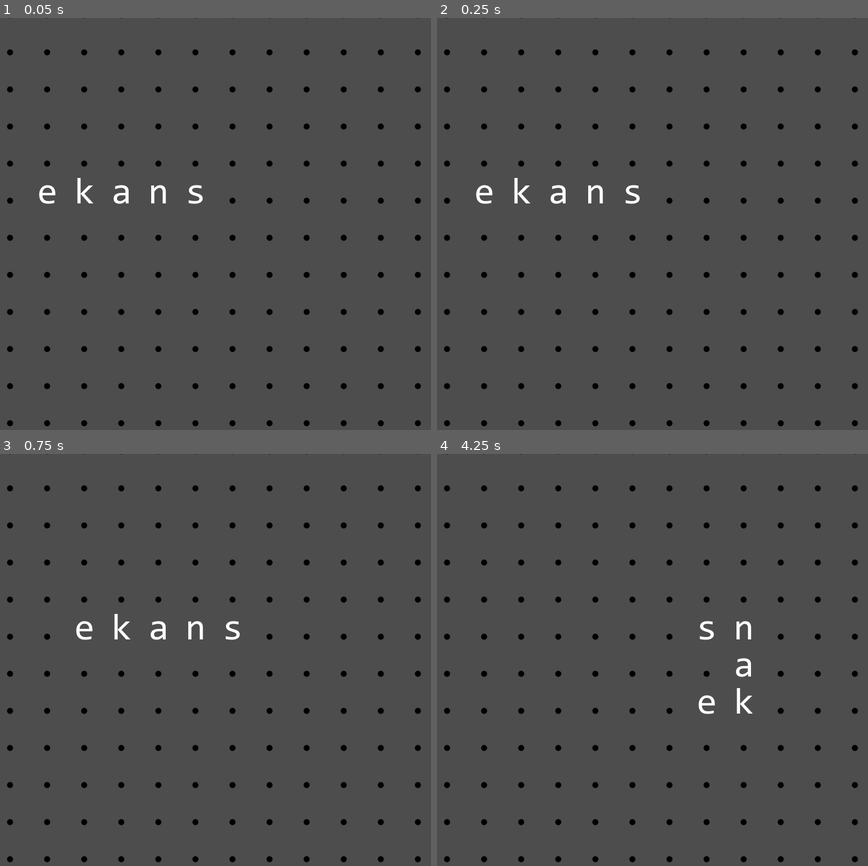
Above: before the commit, frames 1-4 (two rows, left to right).
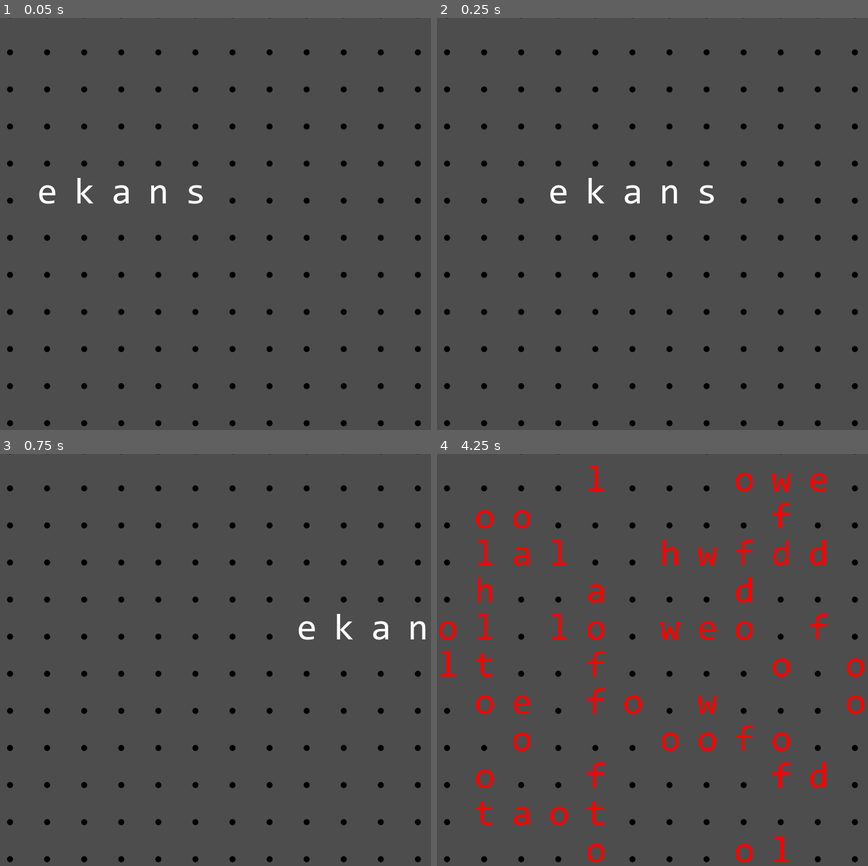
Above: after the commit, the same moments.

Repository: robro/snake_words_gd
Game: Godot game, scene res://scene/snaking.tscn
The game is run twice, just before and just after one commit, with the same random seed, the same clock (stepped at 60 frames per second) and the same inputs.
Inputs:
- Up to frame 1 (0.05 s): no input
- Up to frame 2 (0.25 s): no input
- Up to frame 3 (0.75 s): hold Right (Right) from 0.53 s (still down)
- Up to frame 4 (4.25 s): release Right (Right) at 1.28 s; hold Down (Down) 1.28-2.03 s; tap Enter at 2 s; hold Right (Right) 2.03-2.78 s; hold Up (Up) 2.78-3.53 s; tap Space at 3.5 s; hold Left (Left) from 3.53 s (still down)

Frame 1 is identical in both runs. In frame 2, 0.6% of the frame differs, in the area x 9-65%, y 38-46%; in frame 3, 0.9%; in frame 4, 5.6%, in the area x 0-100%, y 0-100%.

Commit message:
Add food and food spawner

Diff:
--- /dev/null
+++ b/object/Food.gd
@@ -0,0 +1,19 @@
+class_name Food
+extends Node2D
+
+var _char
+var _color
+
+
+func _init(pos: Vector2i, text: String, color: Color):
+	position = pos
+	_char = text
+	_color = color
+
+
+func _ready():
+	pass # Replace with function body.
+
+
+func _process(_delta):
+	pass
--- /dev/null
+++ b/object/FoodSpawner.gd
@@ -0,0 +1,34 @@
+class_name FoodSpawner
+extends Node2D
+
+@onready var _grid : Grid = get_parent()
+var food_list : Array[Food]
+var positions : Array[Vector2i]
+
+
+func _ready():
+	assert(_grid is Grid)
+
+
+func _process(_delta):
+	pass
+
+
+func get_positions() -> Array[Vector2i]:
+	return positions
+
+
+func draw_to_grid(grid: Grid):
+	for food in food_list:
+		grid.set_cell(food.position, food._char, food._color)
+
+
+func _on_spawn_food(text: String):
+	for chararcter in text:
+		var pos := _grid.get_free_pos()
+		if pos < Vector2i.ZERO:
+			print("no free space")
+			return
+		var food = Food.new(pos, chararcter, Color.RED)
+		food_list.append(food)
+		positions.append(pos)
--- a/object/Snake.gd
+++ b/object/Snake.gd
@@ -68,3 +68,7 @@
 func draw_to_grid(grid: Grid):
 	for i in len(parts):
 		grid.set_cell(positions[i] + pos, parts[i].text, parts[i].color)
+
+
+func get_positions() -> Array[Vector2i]:
+	return positions
--- a/project.godot
+++ b/project.godot
@@ -14,6 +14,10 @@
 run/main_scene="res://scene/snaking.tscn"
 config/features=PackedStringArray("4.2", "Forward Plus")
 config/icon="res://icon.svg"
+
+[debug]
+
+gdscript/warnings/integer_division=0
 
 [display]
 
--- a/render/Grid.gd
+++ b/render/Grid.gd
@@ -22,6 +22,8 @@
 		for x in cols:
 			var cell = Cell.new()
 			cells.append(cell)
+			cell._char = empty_char
+			cell._color = grid_color
 			cell.position = Vector2(x * cell_size, y * cell_size)
 
 
@@ -49,8 +51,30 @@
 	return Rect2i(0, 0, cols, rows).has_point(pos)
 
 
+func get_free_pos() -> Vector2i:
+	var occupied : Array[int] = []
+	for child in get_children():
+		if child.has_method("get_positions"):
+			for pos in child.get_positions():
+				if in_grid(pos):
+					occupied.append(get_idx_from_pos(pos))
+
+	var free := range(cols * rows)
+	for idx in occupied:
+		free.erase(idx)
+
+	if free.is_empty():
+		return Vector2i(-1, -1)
+
+	return get_pos_from_idx(free[randi_range(0, len(free) - 1)])
+
+
 func get_idx_from_pos(pos : Vector2i) -> int:
 	return pos.y * cols + pos.x
+
+
+func get_pos_from_idx(idx: int) -> Vector2i:
+	return Vector2i(idx % cols, idx / cols)
 
 
 func set_color(pos: Vector2i, color: Color) -> void:
--- a/scene/snaking.tscn
+++ b/scene/snaking.tscn
@@ -1,17 +1,24 @@
-[gd_scene load_steps=4 format=3 uid="uid://oun5bmabme7x"]
+[gd_scene load_steps=6 format=3 uid="uid://oun5bmabme7x"]
 
+[ext_resource type="Script" path="res://state/Snaking.gd" id="1_foxd2"]
 [ext_resource type="Script" path="res://render/Grid.gd" id="1_i3img"]
 [ext_resource type="Script" path="res://object/Snake.gd" id="2_5qcsd"]
 [ext_resource type="FontFile" uid="uid://b7sdg80udjhpk" path="res://font/consola.ttf" id="2_smvfp"]
+[ext_resource type="Script" path="res://object/FoodSpawner.gd" id="5_kssp2"]
 
 [node name="Snaking" type="Node2D"]
+script = ExtResource("1_foxd2")
 
-[node name="SnakingState" type="Node" parent="."]
-
-[node name="Grid" type="Node2D" parent="SnakingState"]
+[node name="Grid" type="Node2D" parent="."]
 script = ExtResource("1_i3img")
 font = ExtResource("2_smvfp")
 
-[node name="Snake" type="Node2D" parent="SnakingState/Grid"]
+[node name="Snake" type="Node2D" parent="Grid"]
 script = ExtResource("2_5qcsd")
+tick = 0.1
 pos = Vector2i(5, 5)
+
+[node name="FoodSpawner" type="Node2D" parent="Grid"]
+script = ExtResource("5_kssp2")
+
+[connection signal="spawn_food" from="." to="Grid/FoodSpawner" method="_on_spawn_food"]
--- a/state/Snaking.gd
+++ b/state/Snaking.gd
@@ -1,9 +1,22 @@
 class_name Snaking
 extends Node2D
 
+@onready var timer := Timer.new()
+@onready var food_spawner : FoodSpawner = get_node("Grid/FoodSpawner")
+
+signal spawn_food(text: String)
+
 
 func _ready():
-	pass
+	add_child(timer)
+	timer.wait_time = 1
+	timer.timeout.connect(_on_timer_timeout)
+	timer.start()
+
 
 func _process(_delta):
 	pass
+
+
+func _on_timer_timeout():
+	spawn_food.emit("awholelotoffood")
